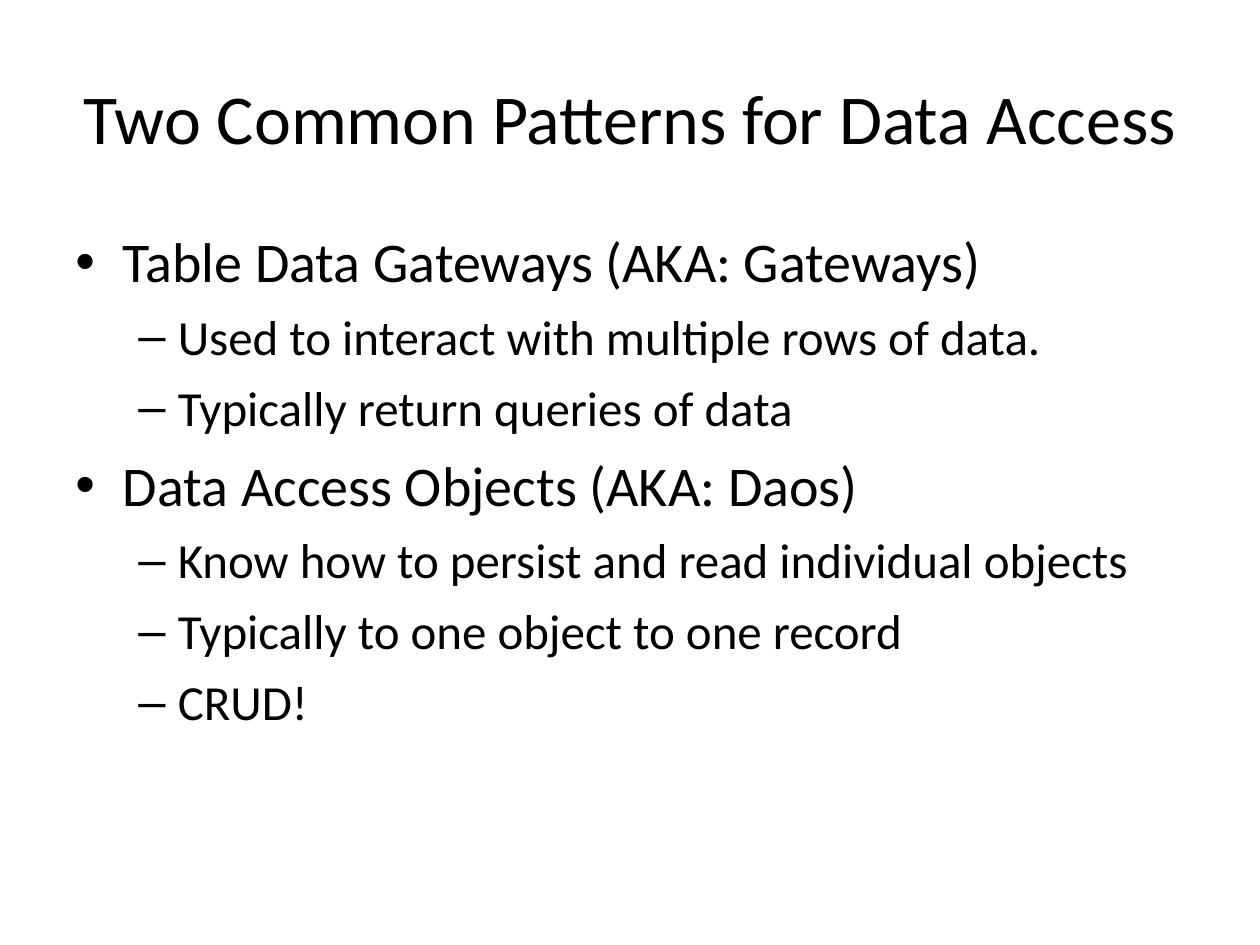
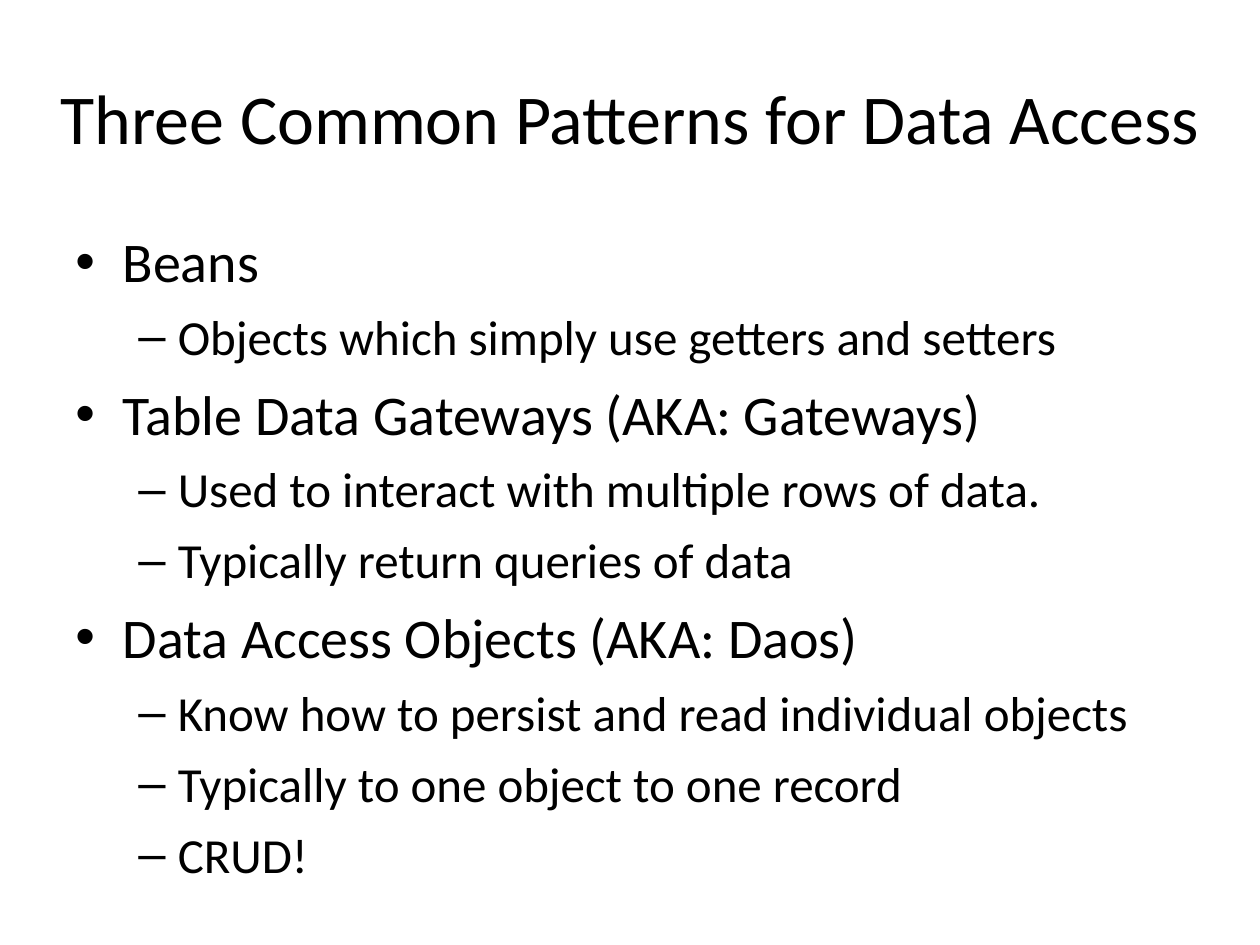
Before and after one commit to dhughes/OldPresentations, a slide deck: slide 7 of Trunk/Model-Glue 3 Day For Teratech/documents/Data Access Design Patterns.ppt. Drawn at 1260x945 pixels with LibreOffice and Linux fonts; fonts in the diff are those of the drawing; background and template pictures are left out. Boxes give left, top, right and bottom in pixels: in the first picture for what was removed or moved away, otherwise in the second. Text is boxed around its words. In the diff, an @@ line names an element or a change of style, - is before the commit and + after.

```diff
--- a/Trunk/Model-Glue 3 Day For Teratech/documents/Data Access Design Patterns.ppt
+++ b/Trunk/Model-Glue 3 Day For Teratech/documents/Data Access Design Patterns.ppt
@@ title at <box>61,95,1199,145</box>: text changed @@
-Two Common Patterns for Data Access
+Three Common Patterns for Data Access
@@ text at <box>123,246,1056,364</box>: paragraphs added @@
+• Beans
+  – Objects which simply use getters and setters
```
Also in this commit, not shown: 1 other slide changed, 3 slides added, 5 other files.
